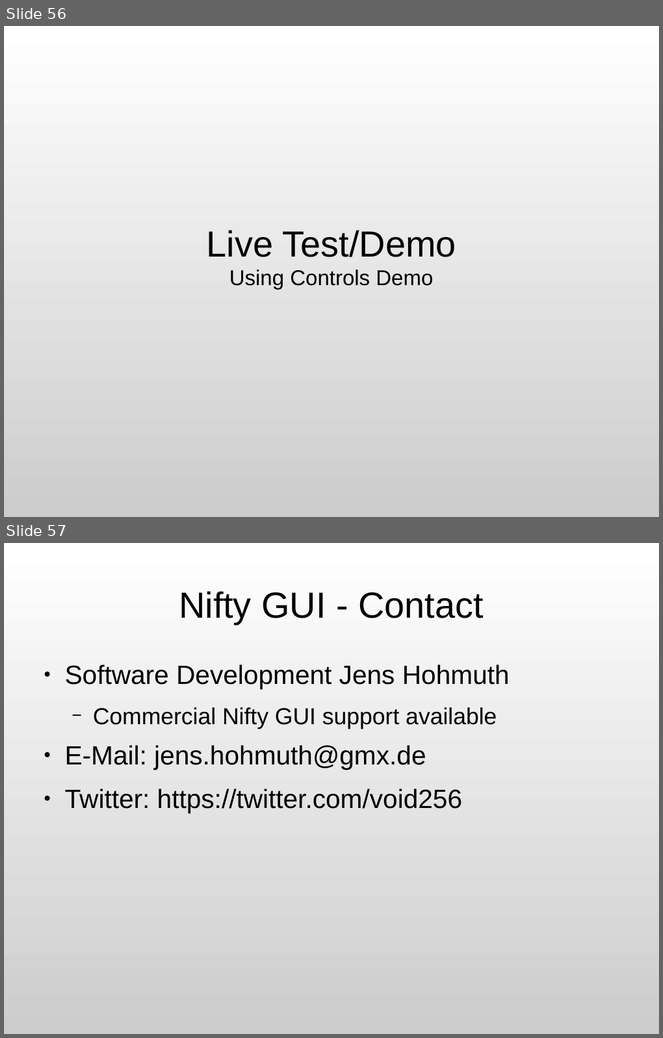
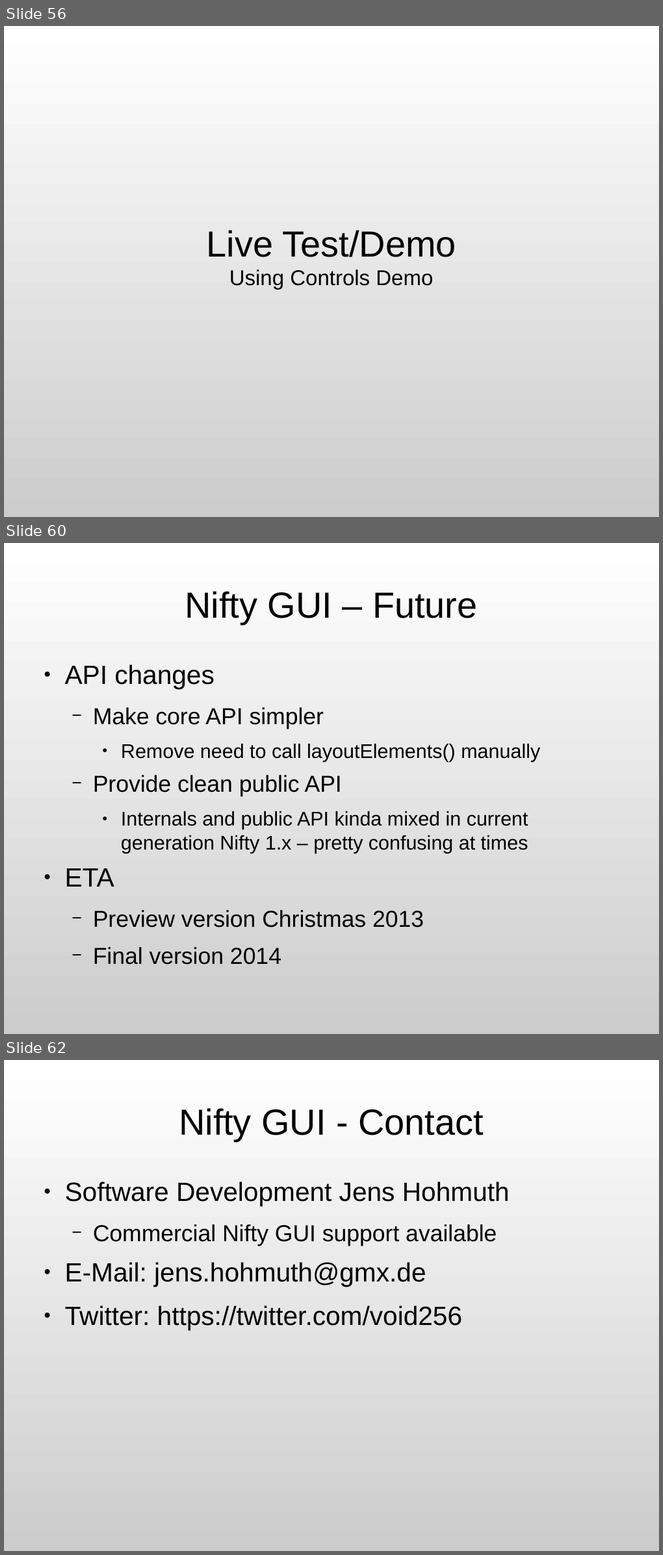
Before and after one commit to JogAmp/jogamp.org, a slide deck: doc/siggraph2013/bof/jens/jogl-bof-2013-nifty-gui.odp. Shown one above the other, each under a label of ours: slides 56 and 57 before the commit, slides 56, 60 and 62 after it; the slides between them are not shown. The pictures are 663x1038 and 663x1555 pixels, drawn with LibreOffice and Linux fonts; fonts in the diff are those of the drawing. Boxes give left, top, right and bottom in pixels: in the first picture for what was removed or moved away, otherwise in the second. Text is boxed around its words. In the diff, an @@ line names an element or a change of style, - is before the commit and + after.

```diff
--- a/doc/siggraph2013/bof/jens/jogl-bof-2013-nifty-gui.odp
+++ b/doc/siggraph2013/bof/jens/jogl-bof-2013-nifty-gui.odp
@@ slide 60 added at (x1=4, y1=543, x2=659, y2=1034), background gradient #FFFFFF to #CCCCCC @@
@@ title added at (x1=185, y1=591, x2=477, y2=624), 44 pt, text #000000 @@
+Nifty GUI – Future
@@ text added at (x1=65, y1=665, x2=540, y2=965), 24 pt, text #000000 @@
+● API changes
+  − Make core API simpler
+    ● Remove need to call layoutElements() manually
+  − Provide clean public API
+    ● Internals and public API kinda mixed in current generation Nifty 1.x – pretty confusing at times
+● ETA
+  − Preview version Christmas 2013
+  − Final version 2014
@@ what was slide 57 is now slide 62 @@
```
Also in this commit, not shown: 1 slide changed, 5 other slides added, 2 other files.
